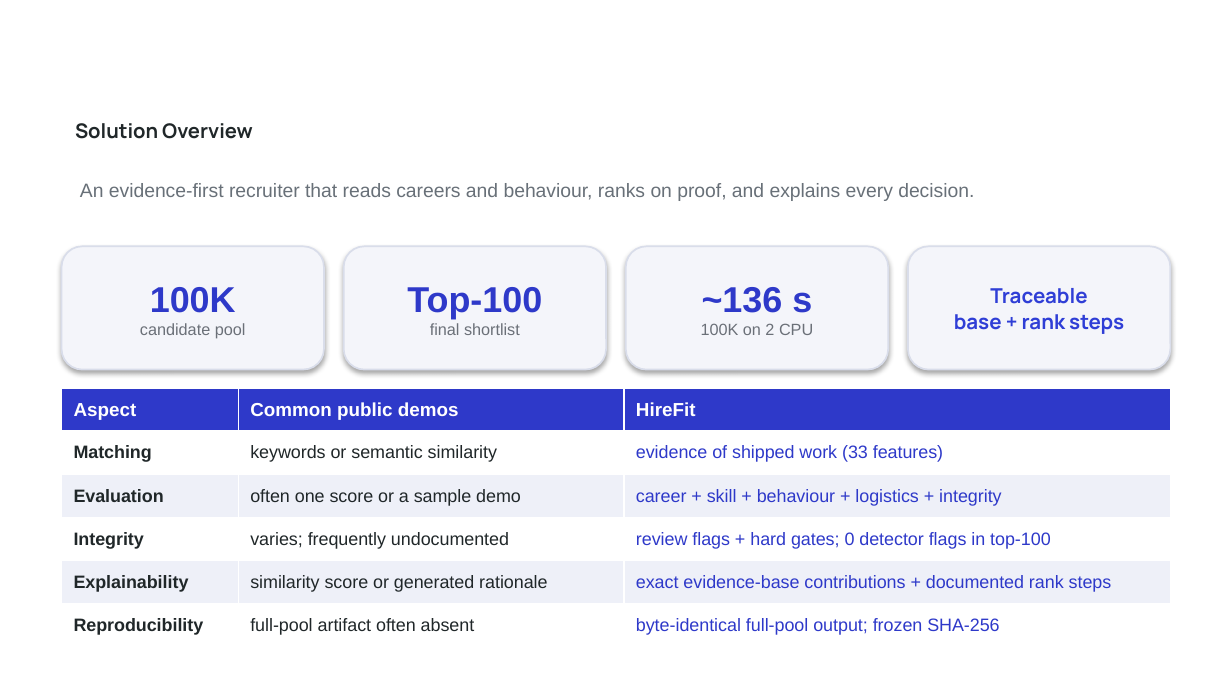
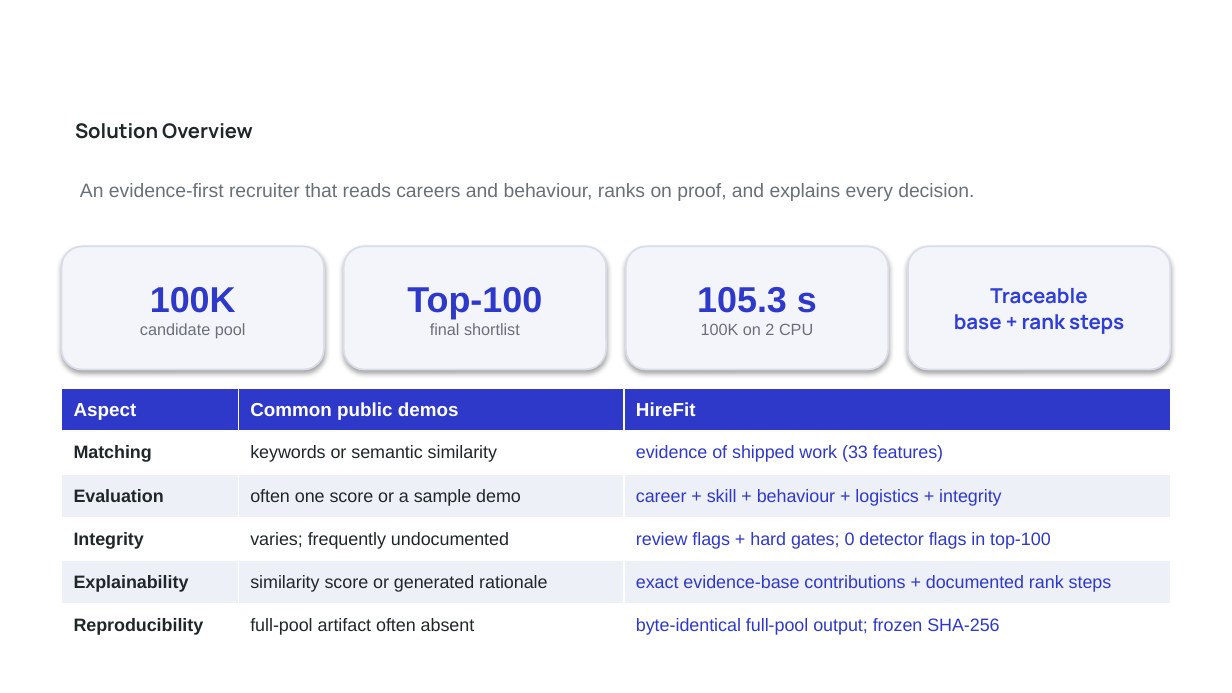
Before and after one commit to bansalbhunesh/redrob-hirefit-ranker, a slide deck: slide 2 of docs/HireFit_Submission_Deck.pptx. Drawn at 1232x693 pixels with LibreOffice and Linux fonts; fonts in the diff are those of the drawing; background and template pictures are left out. Boxes give left, top, right and bottom in pixels: in the first picture for what was removed or moved away, otherwise in the second. Text is boxed around its words. In the diff, an @@ line names an element or a change of style, - is before the commit and + after.

Commit message:
deck: fix stale runtime on slide 2 (~136s -> 105.3s) to match slides 6/8 and README; template, layout, and styling unchanged

```diff
--- a/docs/HireFit_Submission_Deck.pptx
+++ b/docs/HireFit_Submission_Deck.pptx
@@ text in rounded rectangle at [697,287,817,313]: text changed @@
-~136 s
+105.3 s
```
